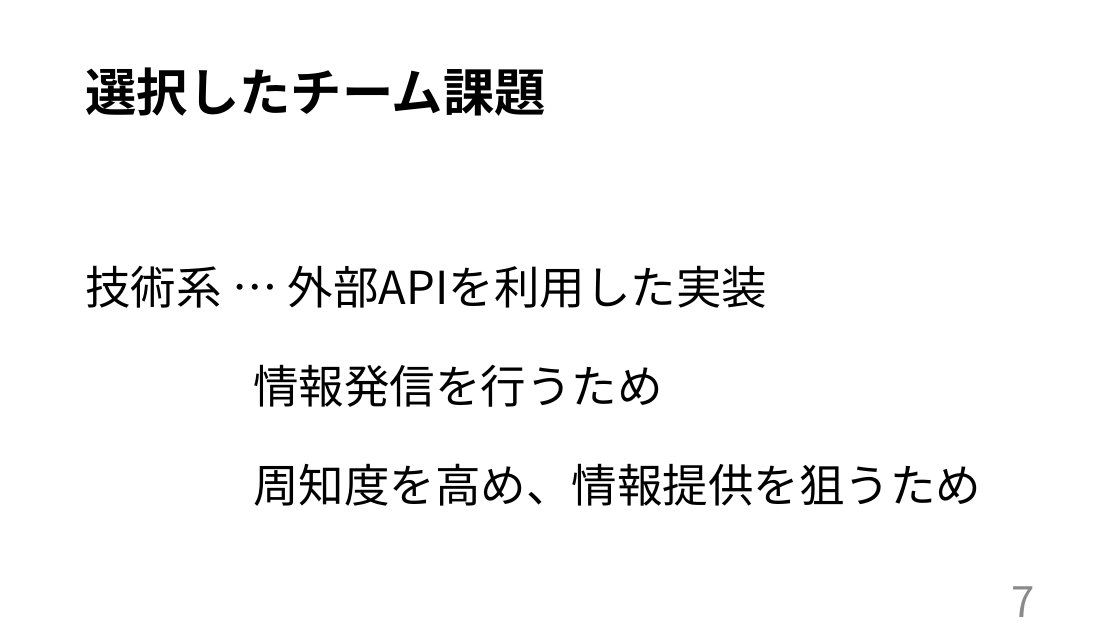
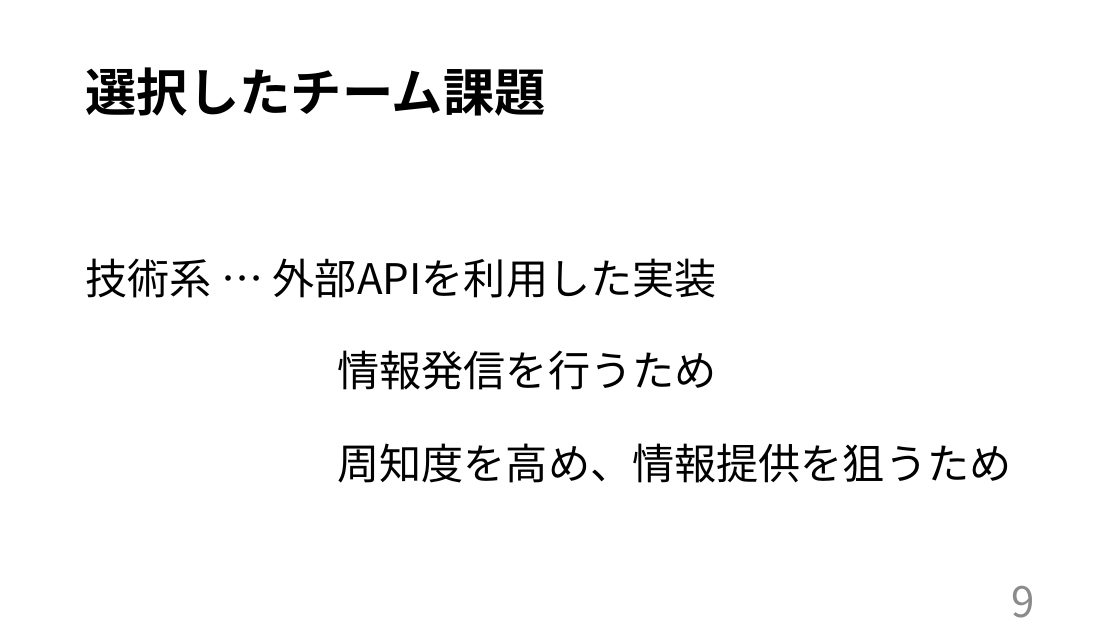
Before and after one commit to kazukiyoshida96/PM-, a slide deck: slide 10 of ＰＭ学科専用2.pptx. Drawn at 1120x630 pixels with LibreOffice and Linux fonts; fonts in the diff are those of the drawing. Boxes give left, top, right and bottom in pixels: in the first picture for what was removed or moved away, otherwise in the second. Text is boxed around its words. In the diff, an @@ line names an element or a change of style, - is before the commit and + after.

```diff
--- a/ＰＭ学科専用2.pptx
+++ b/ＰＭ学科専用2.pptx
@@ text "技術系 … 外部APIを利用した実装" at (x1=85, y1=258, x2=1011, y2=483): size 39 to 36.1 pt @@
@@ text at (x1=1011, y1=586, x2=1034, y2=618): text changed @@
-7
+9
```
Also in this commit, not shown: 11 other slides changed, 1 slide added.
